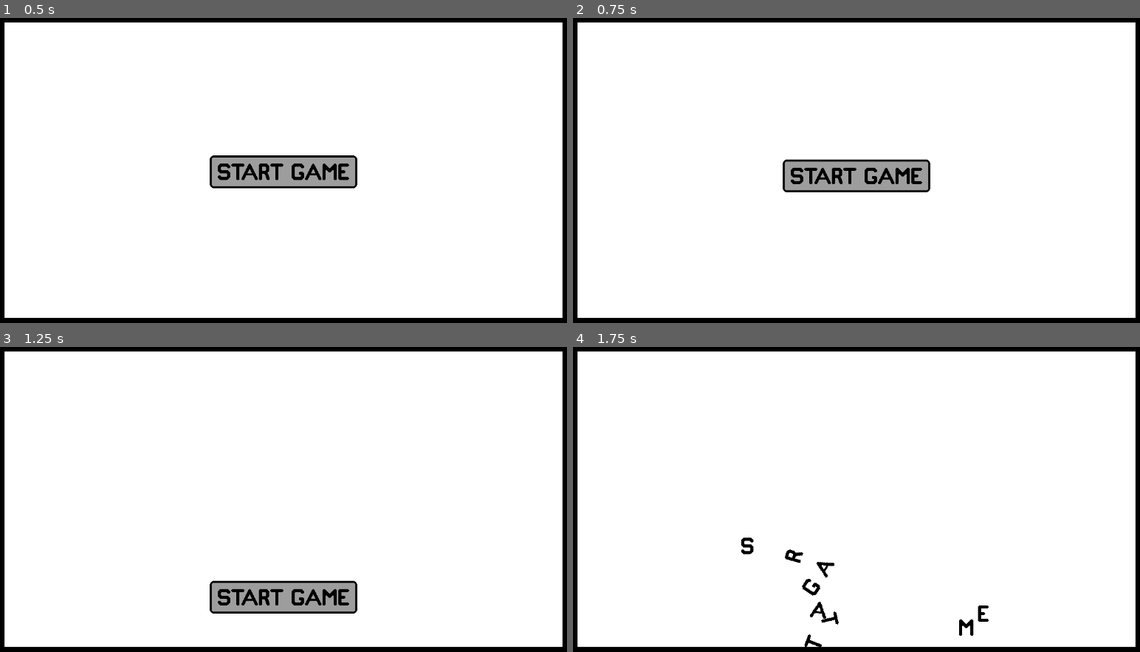
Above: before the commit, frames 1-4 (two rows, left to right).
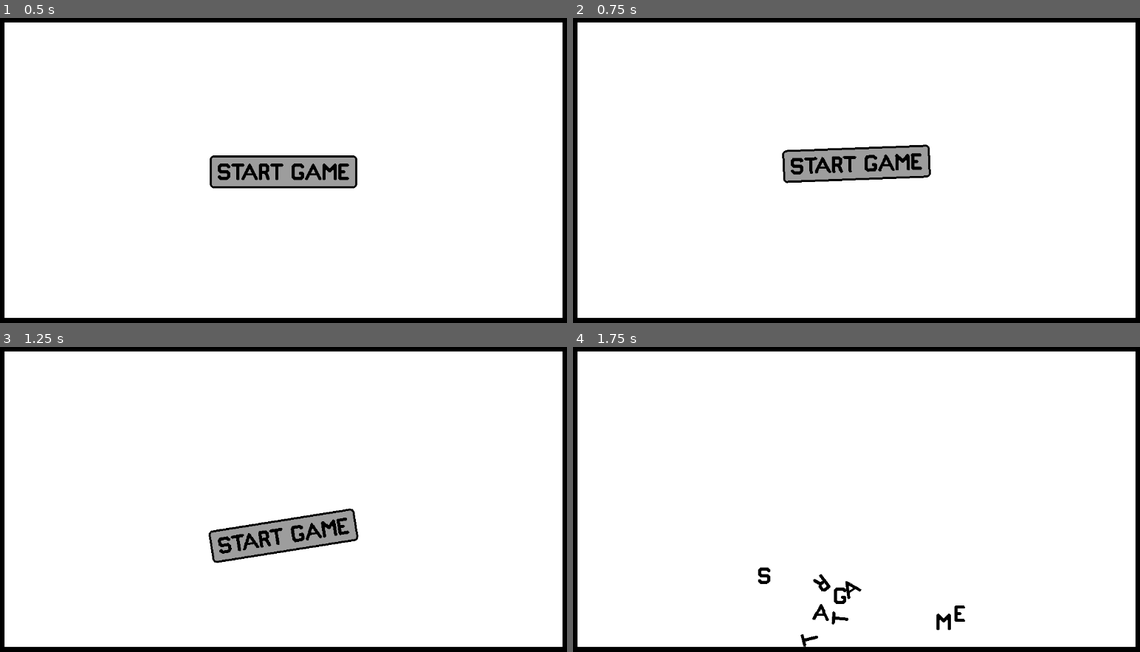
Above: after the commit, the same moments.

Repository: conor-wilson/secret-sapphire
Game: Godot game, scene res://scenes/main.tscn
The game is run twice, just before and just after one commit, with the same random seed, the same clock (stepped at 60 frames per second) and the same inputs.
Inputs (mouse positions are in pixels of both pictures, inside the frame that each line leads up to):
- Up to frame 1 (0.5 s): no input
- Up to frame 2 (0.75 s): tap Enter at 0.5 s; move the mouse to (856, 170) at 0.52 s; click (856, 170) at 0.6 s
- Up to frame 3 (1.25 s): no input
- Up to frame 4 (1.75 s): move the mouse to (737, 517) at 1.27 s; click (737, 517) at 1.35 s

Frame 1 is identical in both runs. In frame 2, 2.9% of the frame differs, in the area x 36-64%, y 41-58%; in frame 3, 5.7%, in the area x 36-64%, y 52-88%; in frame 4, 1.2%.

Commit message:
Added small rotational jump to when start button is dislodged

Diff:
--- a/start-game/scenes/start_button.gd
+++ b/start-game/scenes/start_button.gd
@@ -13,6 +13,7 @@
 func _on_input_event(viewport: Node, event: InputEvent, shape_idx: int) -> void:
 	if event.is_pressed() && event.is_action("click") && gravity_scale == 0:
 		gravity_scale = 1
+		apply_impulse(Vector2(0,-200), Vector2(randf_range(-25,25),0))
 
 func _on_body_entered(body: Node) -> void:
 	collision.emit()
